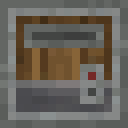
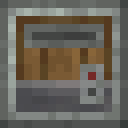
Layer changes from the first 128px x 128px image to the second:
painted on "Leds" over [80, 80, 104, 104]
added layer "Casing v0.5.1" above "Casing v0.5.0" over [0, 0, 128, 128]
renamed "Andesite casing" to "Casing v0.5.0", hid it over [0, 0, 128, 128]
